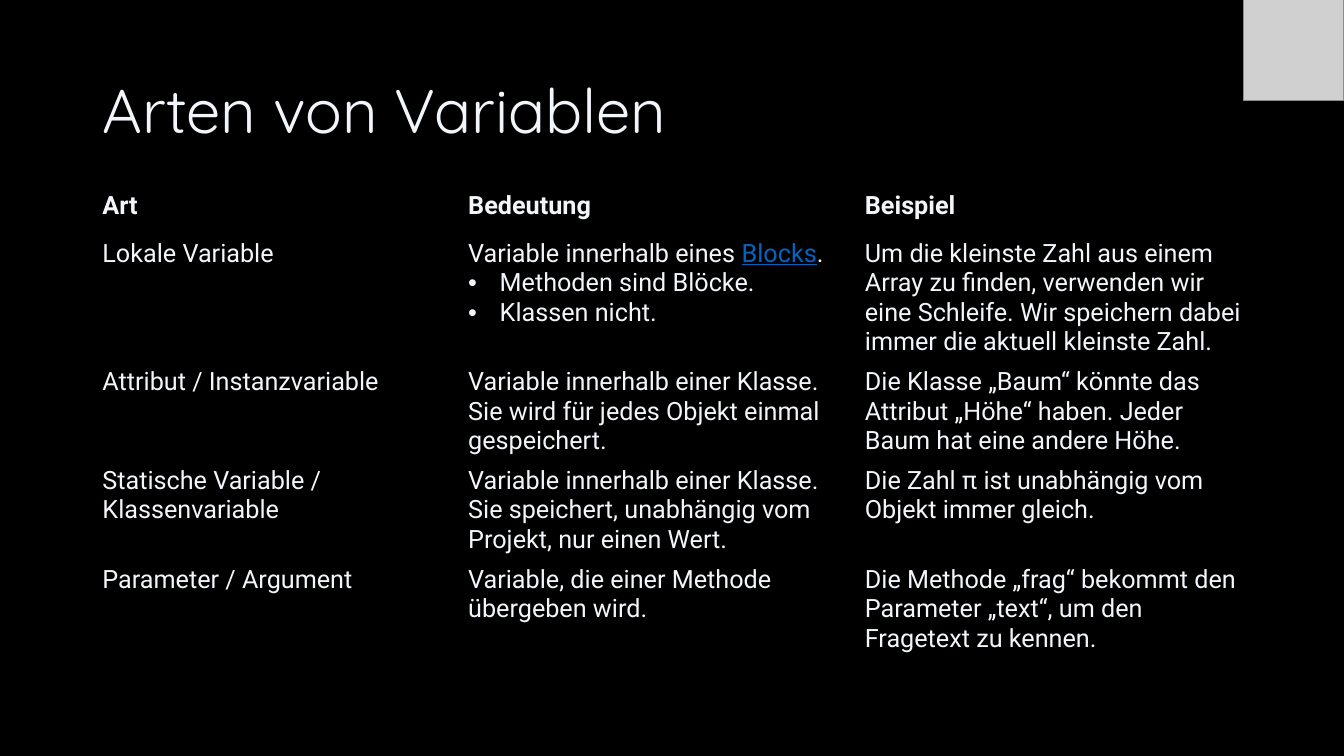
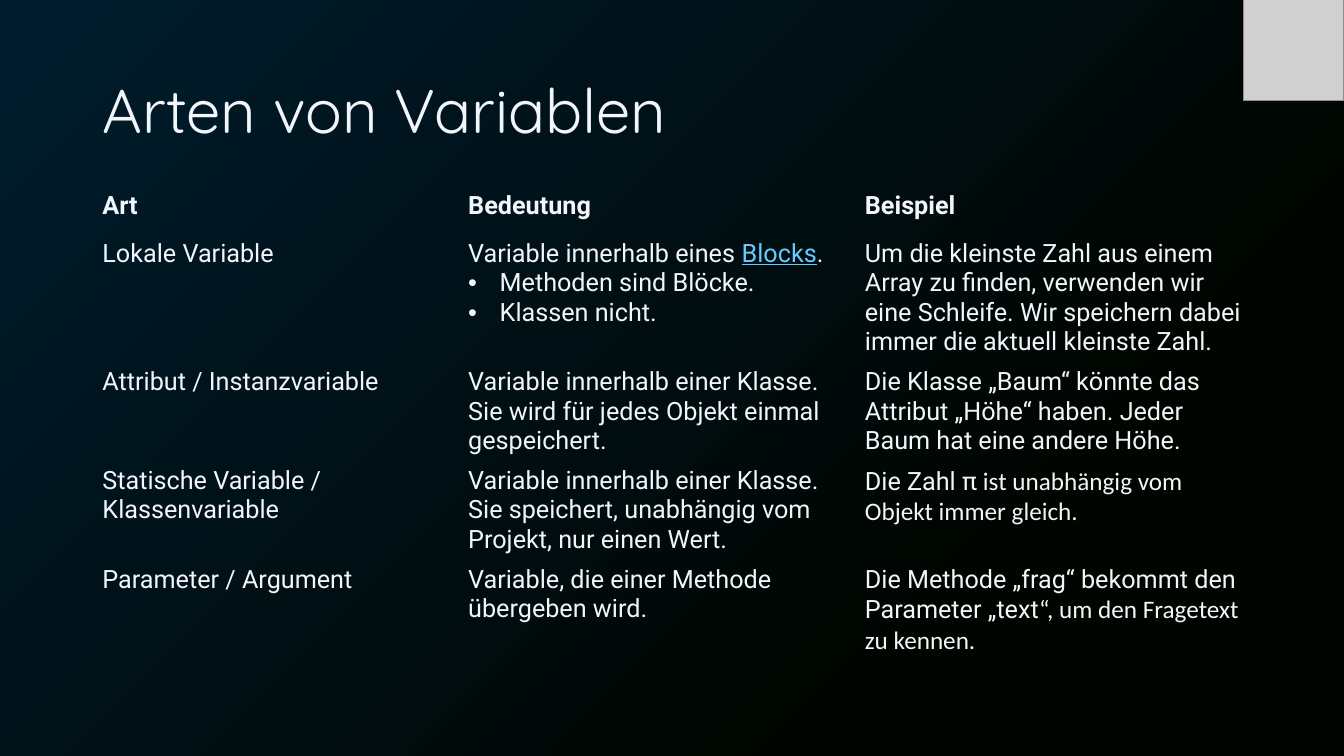
Before and after one commit to Cactusroot/Java, a slide deck: slide 51 of src/Java.pptx (slide 49 before the commit). Drawn at 1344x756 pixels with LibreOffice and Linux fonts; fonts in the diff are those of the drawing; grey boxes stand for pictures. Boxes give left, top, right and bottom in pixels: in the first picture for what was removed or moved away, otherwise in the second. Text is boxed around its words. In the diff, an @@ line names an element or a change of style, - is before the commit and + after.

```diff
--- a/src/Java.pptx
+++ b/src/Java.pptx
@@ background #000000 to gradient #001D2E to #000500 @@
@@ table at (93,186,1253,698) @@
@@ text colour #0563C1 to #66CCFF in "Blocks." @@
@@ font Roboto to Calibri in "ist unabhängig vom Objekt immer gleich.", "„text“, um den Fragetext zu kennen." @@
```
Also in this commit, not shown: 108 other slides changed, 4 slides added, 1 slide removed, 1 other file.
